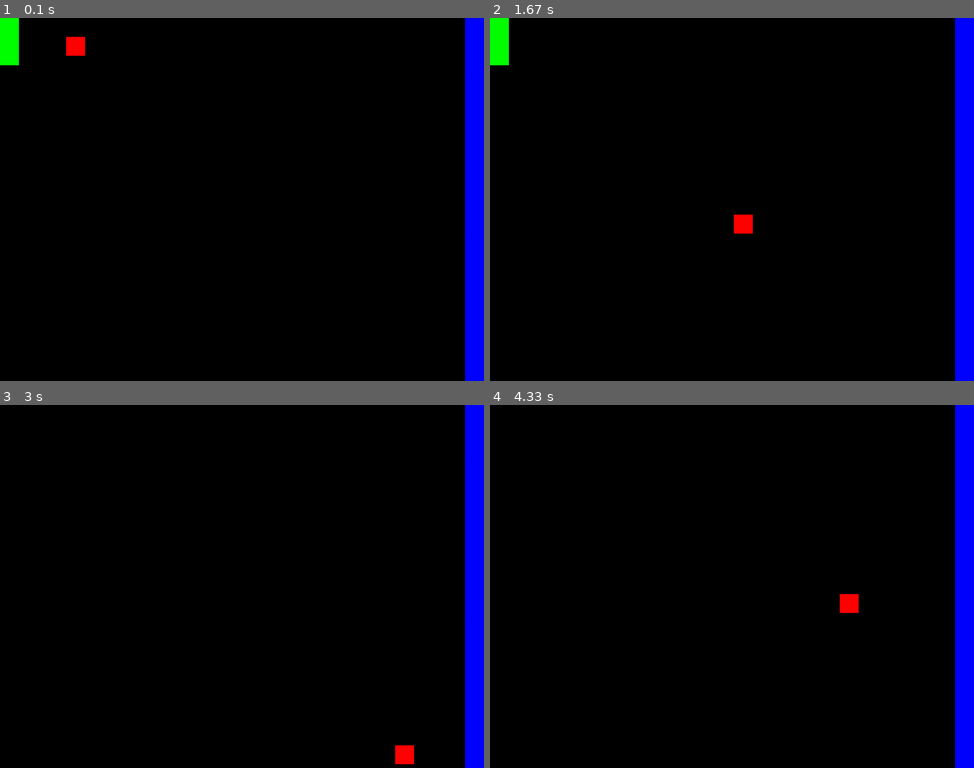
Above: before the commit, frames 1-4 (two rows, left to right).
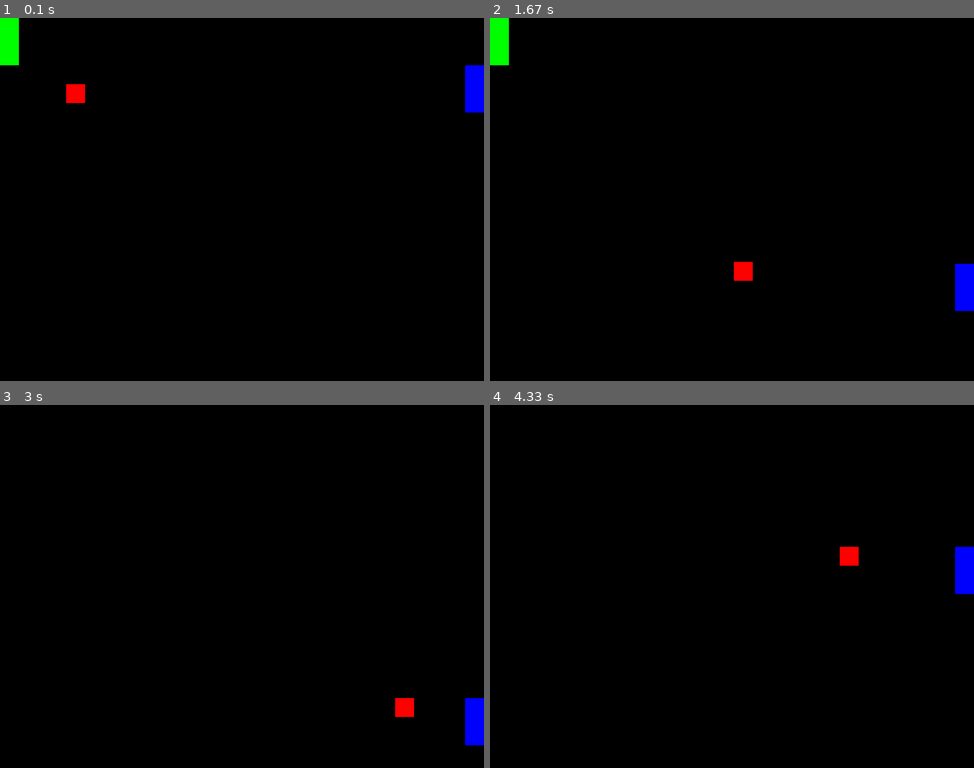
Above: after the commit, the same moments.

Repository: dmateos/glexperiments
Game: pygame game, started from pygame_pong/main.py
Same seed, same stepped clock (60 frames per second), same inputs: the game is played once before the commit and once after it.
Inputs:
- Up to frame 1 (0.1 s): no input
- Up to frame 2 (1.67 s): hold Up 0.33-0.8 s; hold Down 0.83-1.13 s; hold Up 1.17-1.53 s; hold Down from 1.57 s (still down)
- Up to frame 3 (3 s): release Down at 1.93 s; hold Up 1.97-2.27 s; hold Down 2.3-2.6 s; hold Up from 2.63 s (still down)
- Up to frame 4 (4.33 s): release Up at 3 s; hold Down 3.03-3.4 s; hold Up 3.43-3.73 s; hold Down 3.77-4.07 s; hold Up from 4.1 s (still down)

The runs differ from the first frame. In frame 1, 3.9% of the frame differs, in the area x 13-100%, y 0-100%; in frame 2, 3.9%; in frame 3, 3.9%; in frame 4, 3.9%, in the area x 72-100%, y 0-100%.

Commit message:
Basic AI + fixes

Diff:
--- a/pygame_pong/main.py
+++ b/pygame_pong/main.py
@@ -1,34 +1,35 @@
 import pygame
 import sys
+from typing import List
 
 
 SCREEN_SIZE = (1024, 768)
 USER_COLOR = (0, 0, 255)
 COMPUTER_COLOR = (0, 255, 0)
+BACKGROUND_COLOR = (0, 0, 0)
 BALL_SPEED = 4
 
 
 class Paddle(pygame.sprite.Sprite):
-    def __init__(self, computer=False):
+    def __init__(self, computer: bool = False):
         super().__init__()
-        self.computer = computer
         self.image = pygame.Surface([40, 100])
         self.rect = self.image.get_rect()
 
         if computer:
-            self.image = pygame.Surface([40, 800])  # TEMP
-            self.rect = self.image.get_rect()
             self.image.fill(USER_COLOR)
             self.rect.x += SCREEN_SIZE[0] - 40
         else:
             self.image.fill(COMPUTER_COLOR)
             self.rect.x = 0
 
-    def update(self):
-        if not self.computer:
-            return
+    def computer_move(self, ball_location) -> None:
+        if ball_location.y > self.rect.y:
+            self.rect.y += 10
+        else:
+            self.rect.y -= 10
 
-    def move(self, offset):
+    def move(self, offset: int) -> None:
         self.rect.y += offset
 
 
@@ -38,10 +39,14 @@
         self.image = pygame.Surface([40, 40])
         self.image.fill([255, 0, 0])
         self.rect = self.image.get_rect()
-        self.rect.x += 100
+        self.reset()
+
+    def reset(self) -> None:
+        self.rect.x = 100
+        self.rect.y = 100
         self.velocity = [BALL_SPEED, BALL_SPEED]
 
-    def update(self):
+    def update(self) -> None:
         self.rect.x += self.velocity[0]
         self.rect.y += self.velocity[1]
 
@@ -50,23 +55,18 @@
         elif self.rect.y <= 0:
             self.velocity[1] *= -1
 
-    def check_collision(self, objs):
+    def check_collision(self, objs: List) -> None:
         for n in objs:
             if n.rect.colliderect(self.rect):
                 self.velocity[0] *= -1
 
-    def check_out_of_bounds(self):
+    def check_out_of_bounds(self) -> str:
         if self.rect.x <= 0:
             return "user"
         elif self.rect.x >= SCREEN_SIZE[0]:
             return "computer"
         else:
             return "none"
-
-    def reset(self):
-        self.rect.x = 100
-        self.rect.y = 100
-        self.velocity = [BALL_SPEED, BALL_SPEED]
 
 
 class Screen:
@@ -83,12 +83,14 @@
         self.sprite_list.add(self.computer_paddle)
         self.sprite_list.add(self.ball)
 
-    def update(self):
-        self.display.fill((0, 0, 0))
-        self.sprite_list.update()
+    def update(self) -> None:
+        self.display.fill(BACKGROUND_COLOR)
+
+        self.computer_paddle.computer_move(self.ball.rect)
+        self.ball.update()
         self.ball.check_collision((self.user_paddle, self.computer_paddle))
+        bounds = self.ball.check_out_of_bounds()
 
-        bounds = self.ball.check_out_of_bounds()
         if bounds == "user":
             print("computer point")
             self.ball.reset()
@@ -99,7 +101,7 @@
         self.sprite_list.draw(self.display)
         pygame.display.flip()
 
-    def handle_user_event(self, key):
+    def handle_user_event(self, key: int):
         if key == pygame.K_DOWN:
             self.user_paddle.move(100)
         elif key == pygame.K_UP:
@@ -108,13 +110,13 @@
 
 if __name__ == "__main__":
     pygame.init()
-    world = Screen()
+    screen = Screen()
 
     while True:
         for event in pygame.event.get():
             if event.type == pygame.QUIT:
                 sys.exit(0)
             elif event.type == pygame.KEYDOWN:
-                world.handle_user_event(event.key)
+                screen.handle_user_event(event.key)
 
-        world.update()
+        screen.update()
